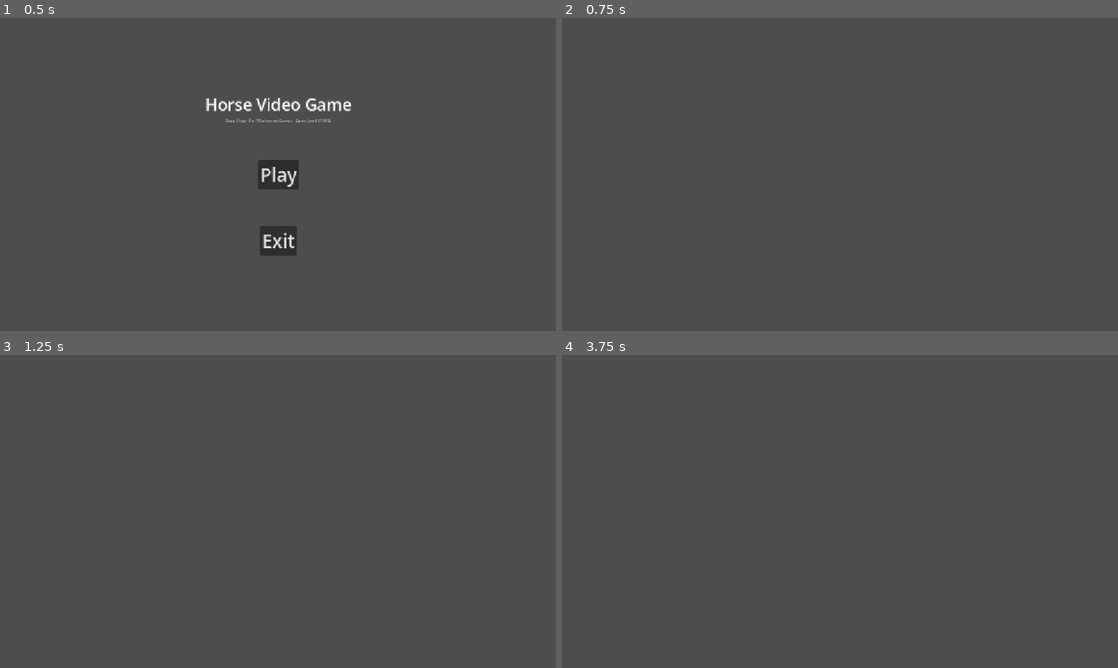
Above: before the commit, frames 1-4 (two rows, left to right).
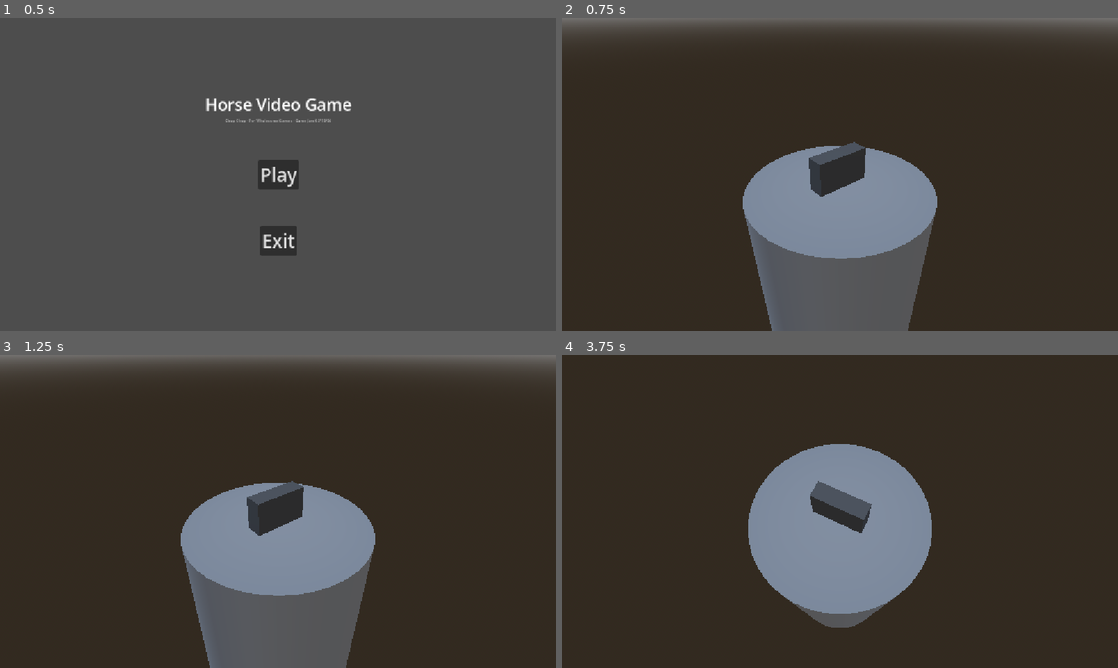
Above: after the commit, the same moments.

Repository: lukewhitingdev/gamejam-Bradys-Day-Out
Game: Godot game, scene res://Maps/MainMenuMap.tscn
Same seed, same stepped clock (60 frames per second), same inputs: the game is played once before the commit and once after it.
Inputs (mouse positions are in pixels of both pictures, inside the frame that each line leads up to):
- Up to frame 1 (0.5 s): no input
- Up to frame 2 (0.75 s): click "Play" at 0.5 s
- Up to frame 3 (1.25 s): no input
- Up to frame 4 (3.75 s): tap Enter at 1.25, 2.75 s; move the mouse to (962, 495) at 1.27 s; hold Right mouse button (Right_Click, bound only after the commi… 1.28-2.03 s; tap Space at 2, 3.5 s; move the mouse to (728, 527) at 2.02 s; right-click (728, 527) at 2.1 s; move the mouse to (895, 442) at 2.77 s; hold Right mouse button (Right_Click, bound only after the commi… 2.78-3.53 s; move the mouse to (812, 574) at 3.52 s; right-click (812, 574) at 3.6 s

Frame 1 is identical in both runs. In frame 2, 88% of the frame differs, in the area x 0-100%, y 0-100%; in frame 3, 88%; in frame 4, 99%.

Commit message:
Add dressup map and camera setup

Diff:
--- /dev/null
+++ b/app/chopchop/GameObjects/DressupCamera.tscn
@@ -0,0 +1,17 @@
+[gd_scene format=3 uid="uid://duaaacuu27dlc"]
+
+[ext_resource type="Script" uid="uid://038fvp6kakgp" path="res://GameObjects/dressup_camera.gd" id="1_qg2v2"]
+
+[sub_resource type="SeparationRayShape3D" id="SeparationRayShape3D_qg2v2"]
+
+[node name="DressupCamera" type="Node3D" unique_id=648718780]
+script = ExtResource("1_qg2v2")
+
+[node name="SpringArm3D" type="SpringArm3D" parent="." unique_id=116033882]
+unique_name_in_owner = true
+transform = Transform3D(0.62983805, -0.40444073, 0.66312265, 0, 0.85374033, 0.520699, -0.7767265, -0.32795605, 0.5377182, 0, 0, 0)
+shape = SubResource("SeparationRayShape3D_qg2v2")
+spring_length = 10.0
+
+[node name="Camera3D" type="Camera3D" parent="SpringArm3D" unique_id=1884087055]
+fov = 60.0
--- /dev/null
+++ b/app/chopchop/GameObjects/dressup_camera.gd
@@ -0,0 +1,25 @@
+extends Node3D
+
+# Called when the node enters the scene tree for the first time.
+func _ready() -> void:
+	pass # Replace with function body.
+
+# Called every frame. 'delta' is the elapsed time since the previous frame.
+func _process(delta: float) -> void:
+	pass
+
+var bMouseLook: bool = false
+
+func _unhandled_input(event: InputEvent) -> void:
+	if event.is_action_pressed("Right_Click"):
+		bMouseLook = true
+		Input.set_mouse_mode(Input.MOUSE_MODE_CAPTURED)
+
+	if event.is_action_released("Right_Click"):
+		bMouseLook = false
+		Input.set_mouse_mode(Input.MOUSE_MODE_VISIBLE)
+
+	if event is InputEventMouseMotion && bMouseLook:
+		$SpringArm3D.rotation_degrees.y -= event.relative.x * 0.1
+		$SpringArm3D.rotation_degrees.x -= event.relative.y * 0.1
+		$SpringArm3D.rotation_degrees.x = clamp($SpringArm3D.rotation_degrees.x, -89, 89)
--- /dev/null
+++ b/app/chopchop/Maps/DressupMap.tscn
@@ -0,0 +1,40 @@
+[gd_scene format=3 uid="uid://coabh5afe2ut4"]
+
+[ext_resource type="PackedScene" uid="uid://duaaacuu27dlc" path="res://GameObjects/DressupCamera.tscn" id="1_w1bt5"]
+[ext_resource type="PackedScene" uid="uid://ocq4ucai3hpf" path="res://GameObjects/PlayerHorse.tscn" id="2_uuv2p"]
+
+[sub_resource type="ProceduralSkyMaterial" id="ProceduralSkyMaterial_7dwbp"]
+
+[sub_resource type="Sky" id="Sky_r8qcy"]
+sky_material = SubResource("ProceduralSkyMaterial_7dwbp")
+
+[sub_resource type="Environment" id="Environment_h66jr"]
+background_mode = 2
+sky = SubResource("Sky_r8qcy")
+ambient_light_source = 3
+ambient_light_color = Color(0.8862745, 0.58431375, 0.64705884, 1)
+
+[sub_resource type="StandardMaterial3D" id="StandardMaterial3D_h66jr"]
+
+[node name="DressupMap" type="Node3D" unique_id=772668591]
+
+[node name="DressupCamera" parent="." unique_id=648718780 instance=ExtResource("1_w1bt5")]
+transform = Transform3D(1, 0, 0, 0, 1, 0, 0, 0, 1, 0, 0.49659622, 0)
+
+[node name="SpotLight3D" type="SpotLight3D" parent="." unique_id=1223098705]
+transform = Transform3D(1, 0, 0, 0, -4.371139e-08, 1, 0, -1, -4.371139e-08, 0, 10.807005, 0)
+spot_range = 21.871
+
+[node name="WorldEnvironment" type="WorldEnvironment" parent="." unique_id=197145423]
+environment = SubResource("Environment_h66jr")
+
+[node name="PlayerHorse" parent="." unique_id=623002710 instance=ExtResource("2_uuv2p")]
+transform = Transform3D(1, 0, 0, 0, 1, 0, 0, 0, 1, -0.069633484, 0.85419273, 0.019956112)
+
+[node name="CSGCylinder3D" type="CSGCylinder3D" parent="." unique_id=355926493]
+transform = Transform3D(1, 0, 0, 0, 1, 0, 0, 0, 1, 0, -7.2481833, 0)
+use_collision = true
+radius = 3.519043
+height = 14.497559
+sides = 48
+material = SubResource("StandardMaterial3D_h66jr")
--- a/app/chopchop/UI/main_menu_canvas.gd
+++ b/app/chopchop/UI/main_menu_canvas.gd
@@ -5,8 +5,7 @@
 	pass # Replace with function body.
 
 func _on_play_button_pressed() -> void:
-	get_tree().change_scene_to_file("res://Maps/CharacterCreator.tscn")
-
+	get_tree().change_scene_to_file("res://Maps/DressupMap.tscn")
 
 func _on_exit_button_pressed() -> void:
 	pass # Replace with function body.
--- a/app/chopchop/project.godot
+++ b/app/chopchop/project.godot
@@ -20,6 +20,19 @@
 window/stretch/mode="canvas_items"
 window/stretch/aspect="expand"
 
+[input]
+
+Left_Click={
+"deadzone": 0.2,
+"events": [Object(InputEventMouseButton,"resource_local_to_scene":false,"resource_name":"","device":-1,"window_id":0,"alt_pressed":false,"shift_pressed":false,"ctrl_pressed":false,"meta_pressed":false,"button_mask":0,"position":Vector2(0, 0),"global_position":Vector2(0, 0),"factor":1.0,"button_index":1,"canceled":false,"pressed":false,"double_click":false,"script":null)
+]
+}
+Right_Click={
+"deadzone": 0.2,
+"events": [Object(InputEventMouseButton,"resource_local_to_scene":false,"resource_name":"","device":-1,"window_id":0,"alt_pressed":false,"shift_pressed":false,"ctrl_pressed":false,"meta_pressed":false,"button_mask":0,"position":Vector2(0, 0),"global_position":Vector2(0, 0),"factor":1.0,"button_index":2,"canceled":false,"pressed":false,"double_click":false,"script":null)
+]
+}
+
 [physics]
 
 3d/physics_engine="Jolt Physics"
Not shown, added: app/chopchop/GameObjects/dressup_camera.gd.uid
